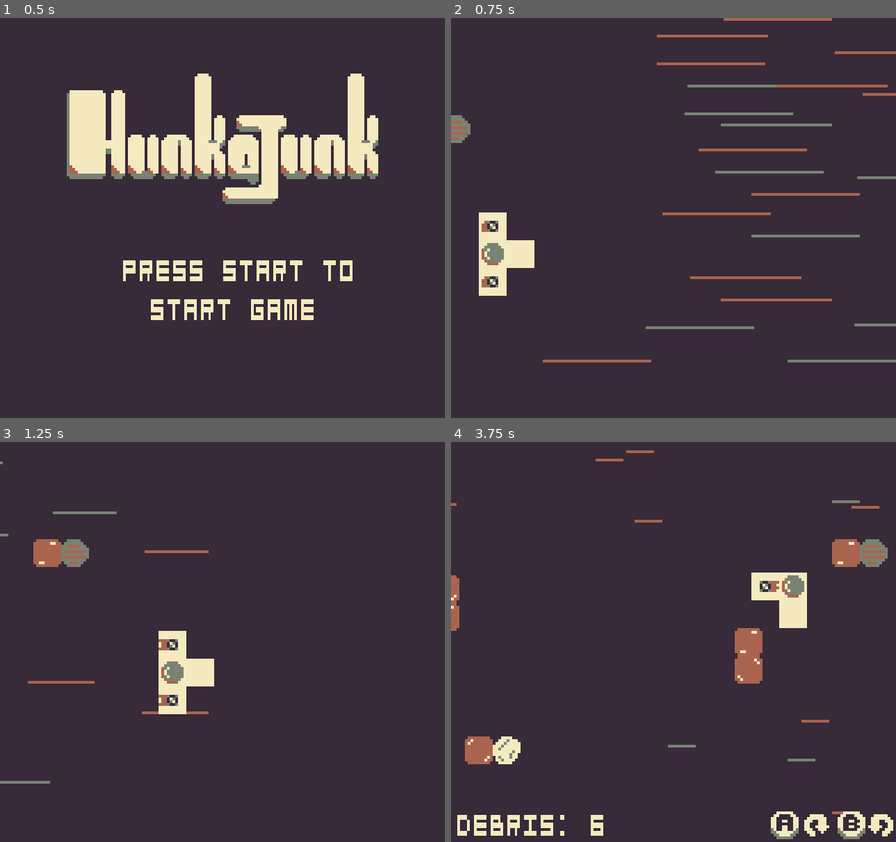
Above: before the commit, frames 1-4 (two rows, left to right).
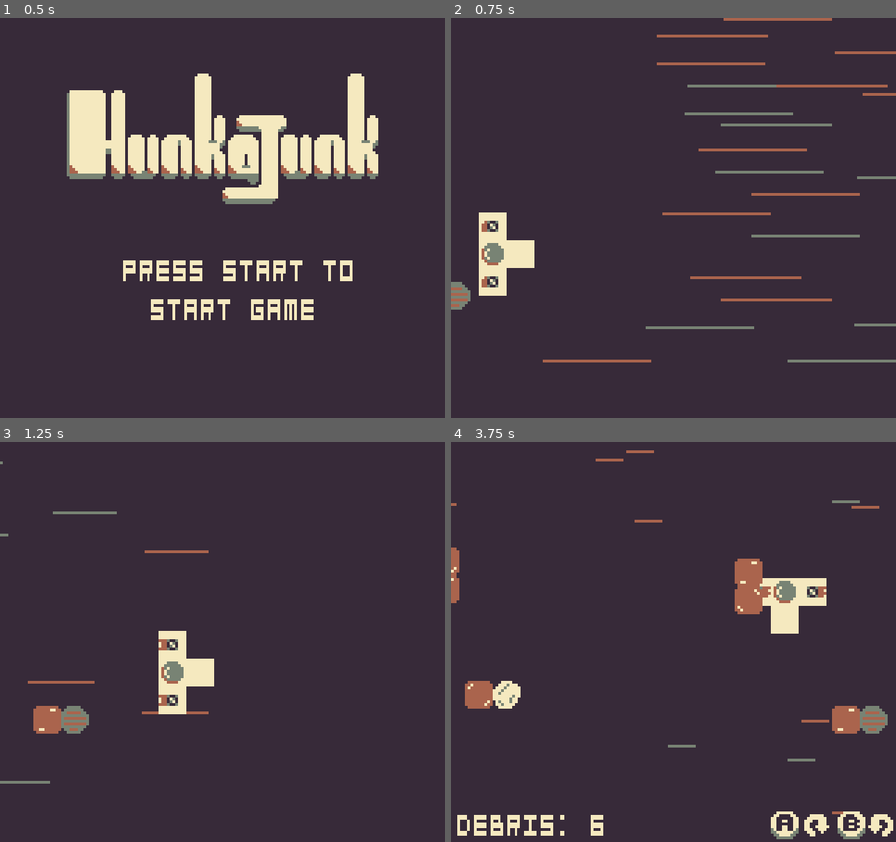
Above: after the commit, the same moments.

Repository: cobrajs/gbjam11_2023
Game: Godot game, scene res://scenes/title_menu_scene.tscn
Same seed, same stepped clock (60 frames per second), same inputs: the game is played once before the commit and once after it.
Inputs (mouse positions are in pixels of both pictures, inside the frame that each line leads up to):
- Up to frame 1 (0.5 s): no input
- Up to frame 2 (0.75 s): tap Enter (game_start) at 0.5 s; move the mouse to (771, 198) at 0.52 s; hold Right (game_right) from 0.53 s (still down); hold Shift (game_select) from 0.53 s (still down); tap X (game_b) at 0.6 s; click (771, 198) at 0.67 s
- Up to frame 3 (1.25 s): keep holding Right (game_right); keep holding Shift (game_select)
- Up to frame 4 (3.75 s): move the mouse to (624, 670) at 1.27 s; release Right (game_right) at 1.28 s; release Shift (game_select) at 1.28 s; hold Down (game_down) 1.28-2.03 s; tap Shift (game_select) at 1.35, 3.05 s; click (624, 670) at 1.42 s; tap Enter (game_start) at 1.55, 2.1 s; move the mouse to (775, 650) at 2.02 s; hold Right (game_right) 2.03-2.78 s; click (775, 650) at 2.17 s; tap X (game_b) at 2.3, 3.6 s; move the mouse to (802, 610) at 2.77 s; hold Up (game_up) 2.78-3.53 s; tap Z (game_a) at 2.85 s; click (802, 610) at 2.92 s; move the mouse to (811, 670) at 3.52 s; hold Left (game_left) from 3.53 s (still down); click (811, 670) at 3.67 s

Frame 1 is identical in both runs. In frame 2, 0.5% of the frame differs, in the area x 0-5%, y 24-73%; in frame 3, 1.5%; in frame 4, 6.1%, in the area x 0-99%, y 24-81%.

Commit message:
Final submitted version, with some export changes

Diff:
--- a/game_objects/ship.gd
+++ b/game_objects/ship.gd
@@ -148,8 +148,13 @@
 
 	for group in groups_to_remove:
 		var group_value = group["items"].size()
+		if group_value == 5:
+			group_value = 6
+		if group_value == 6:
+			group_value = 8
 		GameState.player_config["hold"]["items"].append({
 			"type": group["type"],
+			"value": 10,
 			"count": group_value
 		})
 		clear_group(group)
@@ -250,6 +255,8 @@
 
 
 func on_block_collide(body: Node2D, block: Node2D, element_position: Vector2):
+	if not can_control:
+		return
 	if not body.get_parent() is FallingBlock:
 		return
 	var blocks: FallingBlock = body.get_parent()
@@ -261,18 +268,19 @@
 	else:
 		offset.y = sign(offset.y)
 		offset.x = 0
-	print("Velocities: ", blocks.velocity, velocity)
-	print("Offset: ", offset, "Rotated: ", offset.rotated(ship_rotation * PI / 2), "Raw: ", (body.global_position - block.global_position))
+	#print("Velocities: ", blocks.velocity, velocity)
+	#print("Offset: ", offset, "Rotated: ", offset.rotated(ship_rotation * PI / 2), "Raw: ", (body.global_position - block.global_position))
 	#offset = offset.rotated(ship_rotation * PI / 2)
 	offset = (-blocks.velocity).rotated(-ship_rotation * PI / 2).normalized().round()
-	print("Offset: ", (-blocks.velocity), "Rotated: ", offset)
+	#print("Offset: ", (-blocks.velocity), "Rotated: ", offset)
 	var start_position := Vector2(element_position) + offset
-	print("start position: ", start_position, body.position_id)
+	#print("start position: ", start_position, body.position_id)
 	for block_configs in blocks.get_element_blocks(body.position_id):
 		var new_position: Vector2 = start_position + block_configs.position.rotated(-ship_rotation * PI / 2).round()
-		print("New position: ", new_position, body.global_position, position)
+		#print("New position: ", new_position, body.global_position, position)
 		if element_config.has(new_position):
-			print("We've already got one! ", new_position, start_position)
+			#print("We've already got one! ", new_position, start_position)
+			pass
 		else:
 			element_config[new_position] = block_configs.config.duplicate()
 			element_config[new_position]["old_position"] = body.global_position + block_configs.position * ShipBlock.BLOCK_SIZE
@@ -282,8 +290,8 @@
 
 	collected_debris.emit()
 
-
 func on_block_input_event(viewport: Node, event: InputEvent, shape_idx: int, block_position: Vector2) -> void:
+	return
 	if event is InputEventMouseButton:
 		if event.pressed and event.button_index == 1:
 			print("You clicked me! Event: ", event, "Block position: ", block_position)
--- a/planet_config.gd
+++ b/planet_config.gd
@@ -28,8 +28,7 @@
 		"name": "Planet 2",
 		"position": Vector2(80, 45),
 		"connections": [0, 2, 3, 4],
-		"get_mineral": func():
-			return Consts.BLOCKS_MINERAL_IRON,
+		"get_mineral": null,
 		"get_debris_count": func():
 			return randi_range(8, 12),
 		"values": {
--- a/scenes/space_flight_scene.gd
+++ b/scenes/space_flight_scene.gd
@@ -10,6 +10,8 @@
 @onready var b_button_action := $Controls/BButtonAction
 
 @onready var FallingBlockPre := preload("res://game_objects/falling_block.tscn")
+
+@onready var timer := $Timer
 
 var debris_count := 10
 
@@ -31,15 +33,12 @@
 	var falling_block: FallingBlock = FallingBlockPre.instantiate()
 	var size := get_viewport().get_visible_rect().size
 	falling_block.position.x = -randi_range(5, 20)
-	falling_block.position.y = randi_range(10, size.y - 10)
+	falling_block.position.y = randi_range(20, size.y - 20)
 	#falling_block.position.y = floor(size.y / 2)
 	block_holder.add_child(falling_block)
 	debris_count -= 1
 	debris_count_label.text = 'Debris: ' + str(debris_count)
 	falling_block.connect("debris_away", _on_ship_collected_debris)
-
-	if debris_count <= 0:
-		end_scene()
 
 
 func emit_thrust() -> void:
@@ -52,6 +51,7 @@
 		GameState.player_config["planet"]["get_debris_count"] is Callable:
 		debris_count = GameState.player_config["planet"]["get_debris_count"].call()
 	add_falling_block()
+	timer.start()
 
 
 func end_scene() -> void:
@@ -60,7 +60,7 @@
 
 
 func change_scene() -> void:
-	get_tree().change_scene_to_file("res://scenes/at_planet_scene.tscn")
+	get_tree().change_scene_to_file("res://scenes/trading_scene.tscn")
 
 
 func _on_ship_change_can_rotate(value: bool):
@@ -73,4 +73,28 @@
 
 
 func _on_ship_collected_debris():
-	add_falling_block()
+	print("Collected!")
+	if remaining_blocks():
+		return
+	if debris_count <= 0:
+		end_scene()
+	else:
+		add_falling_block()
+
+
+func _on_timer_timeout():
+	print("timerout")
+	if remaining_blocks():
+		return
+	if debris_count <= 0:
+		end_scene()
+	else:
+		add_falling_block()
+
+
+func remaining_blocks() -> bool:
+	for child in block_holder.get_children():
+		if child is FallingBlock:
+			return true
+
+	return false
--- a/scenes/space_flight_scene.tscn
+++ b/scenes/space_flight_scene.tscn
@@ -292,5 +292,9 @@
 position = Vector2(35, 0)
 frame = 63
 
+[node name="Timer" type="Timer" parent="."]
+wait_time = 2.0
+
 [connection signal="change_can_rotate" from="Ship" to="." method="_on_ship_change_can_rotate"]
 [connection signal="collected_debris" from="Ship" to="." method="_on_ship_collected_debris"]
+[connection signal="timeout" from="Timer" to="." method="_on_timer_timeout"]
--- a/scenes/trading_scene.gd
+++ b/scenes/trading_scene.gd
@@ -50,12 +50,11 @@
 		sell_item(null)
 
 	if Input.is_action_just_pressed("game_b"):
-		get_tree().change_scene_to_file("res://scenes/at_planet_scene.tscn")
+		get_tree().change_scene_to_file("res://scenes/planet_picker_scene.tscn")
 
 
 func select_item(direction: int) -> void:
 	var new_selection = wrapi(selected + direction, 0, available_lines.filter(func(line): return line).size())
-	print("New selection: ", new_selection)
 	if new_selection != selected:
 		select(new_selection)
 
@@ -108,7 +107,7 @@
 		available_lines[current_line] = true
 		current_line += 1
 
-	if selected > current_line:
+	if selected >= current_line:
 		select(0)
 
 	if current_line <= 7:
--- a/scenes/trading_scene.tscn
+++ b/scenes/trading_scene.tscn
@@ -4,6 +4,21 @@
 [ext_resource type="Texture2D" uid="uid://kpithr3aodob" path="res://assets/trading_screen.png" id="2_f5c7s"]
 [ext_resource type="PackedScene" uid="uid://pn0f4vat4o6u" path="res://assets/tiles.tscn" id="3_2gtar"]
 [ext_resource type="Theme" uid="uid://cdhbrsvlgiybp" path="res://theme.tres" id="4_orj0f"]
+
+[sub_resource type="Animation" id="Animation_ietdn"]
+length = 0.001
+tracks/0/type = "value"
+tracks/0/imported = false
+tracks/0/enabled = true
+tracks/0/path = NodePath("SelectorHolder/Selector:position")
+tracks/0/interp = 1
+tracks/0/loop_wrap = true
+tracks/0/keys = {
+"times": PackedFloat32Array(0),
+"transitions": PackedFloat32Array(1),
+"update": 0,
+"values": [Vector2(0, 0)]
+}
 
 [sub_resource type="Animation" id="Animation_6t2c2"]
 resource_name = "selector"
@@ -20,21 +35,6 @@
 "transitions": PackedFloat32Array(1, 1, 1, 1, 1),
 "update": 0,
 "values": [Vector2(0, 0), Vector2(2, 0), Vector2(0, 0), Vector2(-2, 0), Vector2(0, 0)]
-}
-
-[sub_resource type="Animation" id="Animation_ietdn"]
-length = 0.001
-tracks/0/type = "value"
-tracks/0/imported = false
-tracks/0/enabled = true
-tracks/0/path = NodePath("SelectorHolder/Selector:position")
-tracks/0/interp = 1
-tracks/0/loop_wrap = true
-tracks/0/keys = {
-"times": PackedFloat32Array(0),
-"transitions": PackedFloat32Array(1),
-"update": 0,
-"values": [Vector2(0, 0)]
 }
 
 [sub_resource type="AnimationLibrary" id="AnimationLibrary_ccuss"]
Not shown, changed: export_presets.cfg
